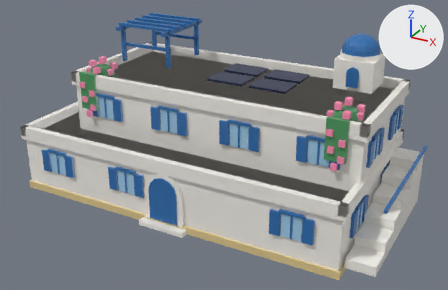
Before and after pictures for a commit that changed the glTF model assets/managed-models/buildings/house-2x1-2f-third-aegean-a-solar/house-2x1-2f-third-aegean-a-solar.glb.
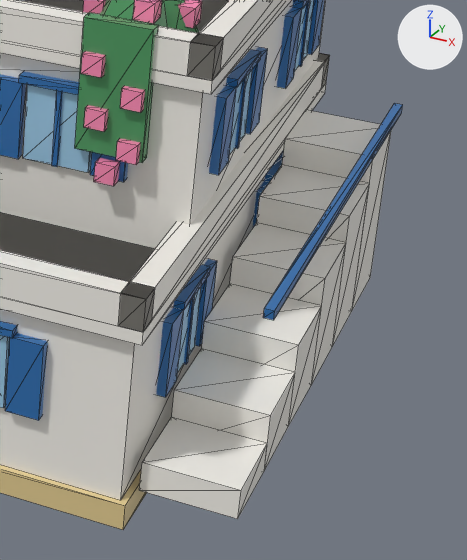
Old and new are each drawn whole from a 50 mm lens placed at (1.49, -2.69, 1.64), pointed at (0.04, -0.04, 0.32) and again close up on the part from 67% to 100% of the width and 39% to 100% of the height. The lights are fixed; the arrows at upper right show +X, +Y and +Z. The first two pictures are the older version. The close-ups show mesh edges as thin lines. Vertices at exactly the same position are counted once.

In view in the first close-up: 'house-2x1-2f-third-aegean-a-solar'.
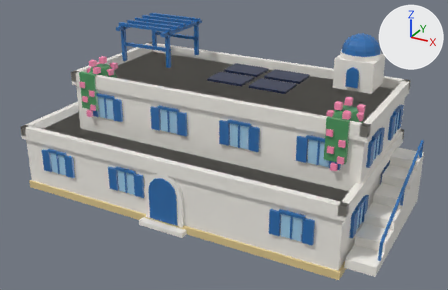
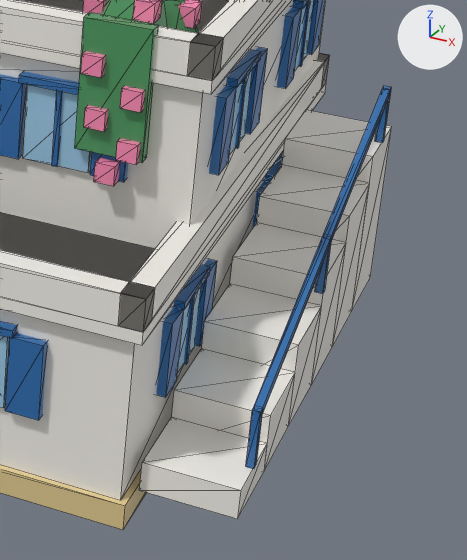
Pixel boxes (x1, y1, x2, y2) of what changed, in the close-ups (467 x 560 px; the box of a moved part takes in the faces that stretch with it):
'house-2x1-2f-third-aegean-a-solar', reshaped
    before: (0, 0, 403, 530)
    after: (0, 0, 392, 530)
part 1 of me_house_2x1_2f_third_aegean_a_solar, moved or reshaped
    before: (263, 103, 403, 320)
    after: (253, 89, 390, 414)
part 2 of me_house_2x1_2f_third_aegean_a_solar, added (blue)
    after: (246, 409, 263, 469)
part 3 of me_house_2x1_2f_third_aegean_a_solar, added
    after: (315, 236, 332, 294)
part 4 of me_house_2x1_2f_third_aegean_a_solar, added
    after: (375, 86, 392, 143)

What the commit changed:
me_house_2x1_2f_third_aegean_a_solar is used by ob_house_2x1_2f_third_aegean_a_solar; location (0.0, 0.0, 0.0).
me_house_2x1_2f_third_aegean_a_solar had 1589 vertices, 2500 faces and spanned x -1.0..0.99, y -0.5..0.5, z 0.0..0.91.
me_house_2x1_2f_third_aegean_a_solar now has 1613 vertices, 2536 faces and spans x -1.0..0.99, y -0.5..0.5, z 0.0..0.91.
me_house_2x1_2f_third_aegean_a_solar part 1: the loose piece of 8 vertices spanning x 0.97..0.99, y -0.35..0.43, z 0.32..0.33 is turned 19.7 degrees about the x axis through its middle and scaled by 0.885, then moved by (0.0, -0.07, -0.04).
me_house_2x1_2f_third_aegean_a_solar part 2: a new loose piece, a box spanning x 0.974..0.986, y -0.356..-0.344, z 0.087..0.179, in mat_m_house_2x1_2f_third_aegean_a_solar.
me_house_2x1_2f_third_aegean_a_solar part 3: a new loose piece, a box spanning x 0.974..0.986, y -0.031..-0.019, z 0.203..0.295, in mat_m_house_2x1_2f_third_aegean_a_solar.
me_house_2x1_2f_third_aegean_a_solar part 4: a new loose piece, a box spanning x 0.974..0.986, y 0.294..0.306, z 0.32..0.412, in mat_m_house_2x1_2f_third_aegean_a_solar.
